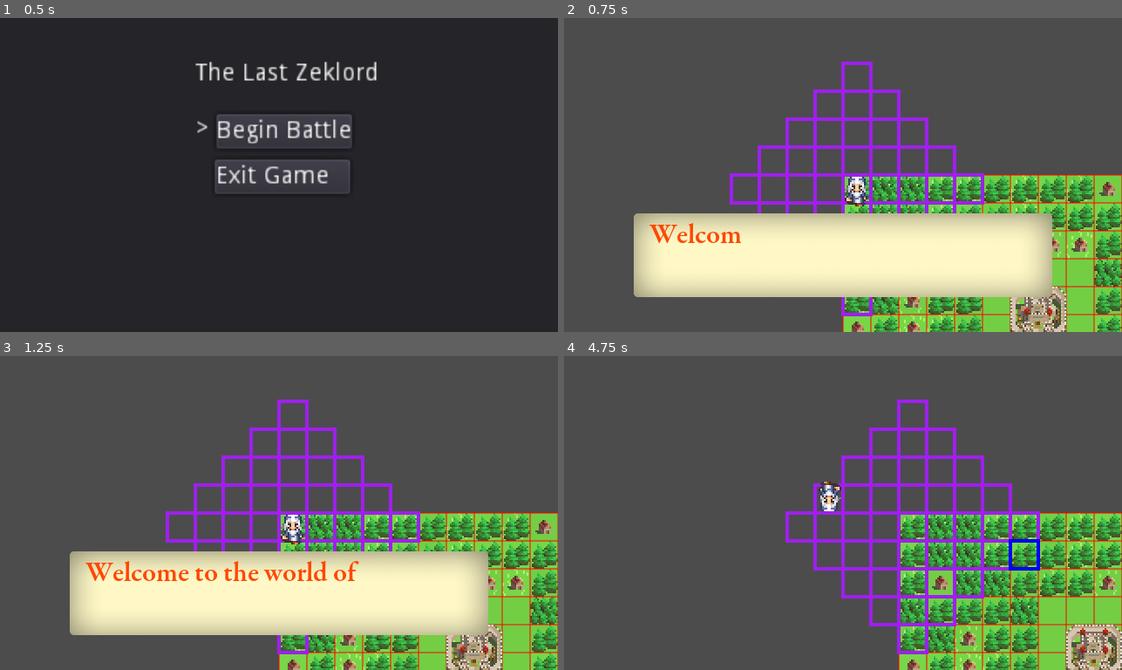
Above: before the commit, frames 1-4 (two rows, left to right).
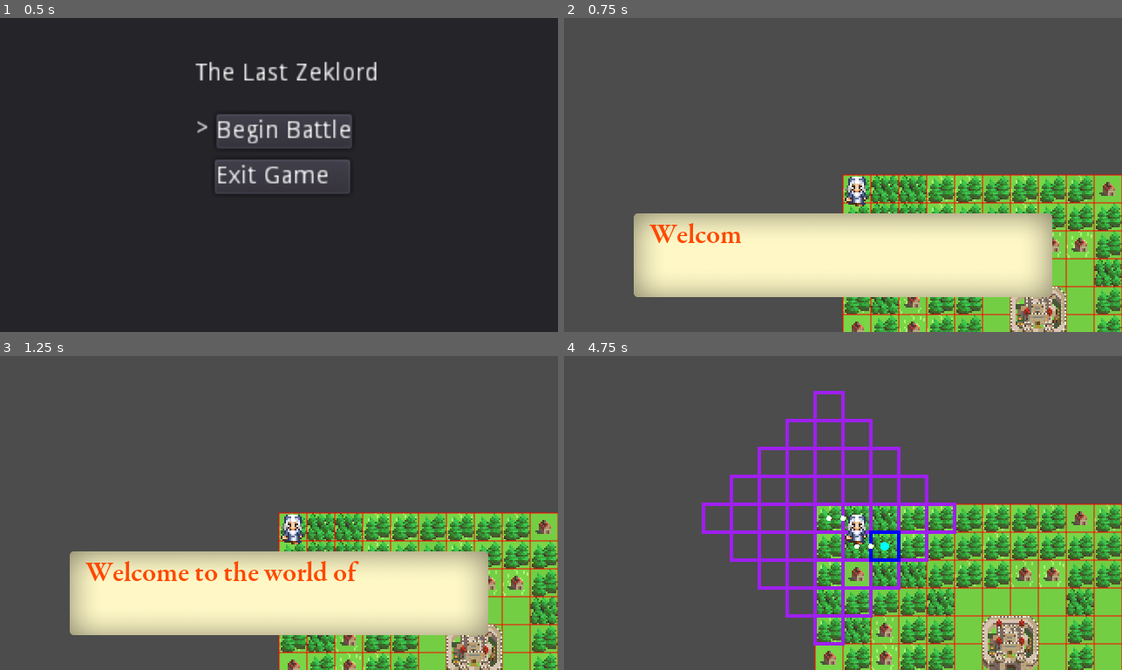
Above: after the commit, the same moments.

Repository: SaranSundar/GodotPracticeDemo
Game: Godot game, scene res://scenes/main/main.tscn
Two runs of this game, one before a commit and one after it. Both use one fixed random seed, a clock stepped at 60 frames per second and the inputs below.
Inputs (mouse positions are in pixels of both pictures, inside the frame that each line leads up to):
- Up to frame 1 (0.5 s): no input
- Up to frame 2 (0.75 s): click "Begin Battle" at 0.5 s
- Up to frame 3 (1.25 s): no input
- Up to frame 4 (4.75 s): tap Enter (ui_accept) at 1.25, 1.52, 2, 2.27, 3.77, 4.52 s; move the mouse to (965, 497) at 1.27 s; hold Right (ui_right) 1.28-2.03 s; click (965, 497) at 1.42 s; move the mouse to (731, 528) at 2.02 s; hold Down (ui_down) 2.03-2.78 s; click (731, 528) at 2.17 s; move the mouse to (898, 443) at 2.77 s; hold Right (ui_right) 2.78-3.53 s; click (898, 443) at 2.92 s; move the mouse to (815, 575) at 3.52 s; hold Up (ui_up) 3.53-4.28 s; click (815, 575) at 3.67 s; move the mouse to (1010, 560) at 4.27 s; hold Left (ui_left) from 4.28 s (still down); click (1010, 560) at 4.42 s

Frame 1 is identical in both runs. In frame 2, 3.6% of the frame differs, in the area x 29-76%, y 13-95%; in frame 3, 3.6%; in frame 4, 28%, in the area x 24-100%, y 11-100%.

Commit message:
Bug fixes

Diff:
--- a/interfaces/grid_lines/grid_lines.gd
+++ b/interfaces/grid_lines/grid_lines.gd
@@ -4,7 +4,6 @@
 
 var cursor_cell_selection = null
 var cursor_hover_cell_selection = null
-var bfs: Dictionary = {}
 var current_level = null
 
 var tile_map: TileMap = null
@@ -39,7 +38,3 @@
 func _draw():
 	# Draws outline of entire grid
 	draw_grid_outline()
-
-	# Will draw range of characters movement options
-	for key in bfs:
-		draw_cell_outline(bfs[key].position, Color.purple)
--- a/interfaces/grid_lines/grid_lines_hover.gd
+++ b/interfaces/grid_lines/grid_lines_hover.gd
@@ -8,7 +8,11 @@
 var tile_map: TileMap = null
 var cursor_path: Array = []
 
+var is_active_state = false
+
 signal start_animation
+
+var animating_player = false
 
 
 func _ready():
@@ -16,8 +20,12 @@
 	set_z_index(common.grid_lines_hover_z_index)
 
 func process_update(delta: float) -> void:
+	if not is_active_state:
+		return
 	# Update calls _draw()
-	cursor_move_received()
+	if not animating_player:
+		# Don't draw new path while player is moving
+		cursor_move_received()
 	update()
 
 func reflect_vector(vector: Vector2):
@@ -33,21 +41,40 @@
 
 # Mouse hover called every frame
 func cursor_move_received():
-	cursor_hover_cell_selection = get_mouse_pos_as_tile_coords()
+	# TODO: Optimize so you don't keep recalculating the same path if you move cursor around,
+	# optionally have a cache of paths or precalculate all paths
+	var mouse_coords = get_mouse_pos_as_tile_coords()
+	if mouse_coords in bfs:
+		cursor_hover_cell_selection = mouse_coords
+		get_cursor_drawing_path()
+	else:
+		cursor_hover_cell_selection = null
+		cursor_path = []
 
 func cursor_click_received(_value):
-	cursor_cell_selection = get_mouse_pos_as_tile_coords()
-	get_cursor_drawing_path()
-	emit_signal("start_animation")
+	if not is_active_state:
+		return
+	# Don't listen to mouse clicks while player is animating and moving
+	if animating_player:
+		return
+
+	var mouse_coords = get_mouse_pos_as_tile_coords()
+	if mouse_coords in bfs:
+		cursor_cell_selection = mouse_coords
+		# Parent class will set this to false when animation is done
+		animating_player = true
+		emit_signal("start_animation")
+	else:
+		cursor_cell_selection = null
 
 func get_cursor_drawing_path():
 	var path = []
-	var end = cursor_cell_selection
+	var end = cursor_hover_cell_selection
+	var offset: Vector2 = Vector2.ONE * common.tile_size / 2
 	while end in bfs:
 		# Origin is top left of cell
 		var origin: Vector2 = reflect_vector(end) * common.tile_size
 		# We want to get mid point of cell
-		var offset: Vector2 = Vector2.ONE * common.tile_size / 2
 		var midpoint = origin + offset
 		path.append(midpoint)
 		end = bfs[end].prev_grid_node
@@ -119,17 +146,31 @@
 			draw_circle(point, radius, Color.white)
 		# draw_polyline(array_to_line(cursor_path, 0).points, Color.black, 2.0)
 
+func draw_cell_hover_sprite():
+	if cursor_hover_cell_selection:
+		var offset: Vector2 = Vector2.ONE * common.tile_size / 2
+		var dest = reflect_vector(cursor_hover_cell_selection) * common.tile_size
+		dest += offset
+		draw_circle(dest, 2.5, Color.aqua)
+
 func draw_cell_outline(cell, color) -> void:
 	# On null cell, don't draw anything
 	if cell == null:
 		return
 	# Check if offset cell position is within bounds of grid before drawing
 	var tile_size = common.tile_size
-	var rect2 = Rect2(Vector2(cell[1], cell[0]) * tile_size, Vector2(tile_size, tile_size))
+	var rect2 = Rect2(reflect_vector(cell) * tile_size, Vector2(tile_size, tile_size))
 	draw_rect(rect2, color, false, 2.0)
 
 func _draw():
-	# Will draw seperate color for cursor movement vs cursor click
-	draw_cell_outline(cursor_hover_cell_selection, Color.yellow)
+	if not is_active_state:
+		return
+
+	# Will draw range of characters movement options
+	for key in bfs:
+		draw_cell_outline(bfs[key].position, Color.purple)
+
+	#TODO: Draw sword or cursor for end of path here
 	draw_cell_outline(cursor_cell_selection, Color.blue)
 	draw_path()
+	draw_cell_hover_sprite()
--- a/scenes/in_battle/in_battle.gd
+++ b/scenes/in_battle/in_battle.gd
@@ -46,9 +46,10 @@
 func start_animation():
 	# Need to generate points on curve from current position to new position
 	# TODO: Maybe subtract each point by global position
+	var offset: Vector2 = Vector2.ONE * common.tile_size / 2
+	follow.global_position = grid_lines_hover.cursor_path[-1] - offset
 	reset_path(true, false)
 	for i in range(len(grid_lines_hover.cursor_path) -1, -1, -1):
-		var offset: Vector2 = Vector2.ONE * common.tile_size / 2
 		var point = grid_lines_hover.cursor_path[i] - offset
 		curve.add_point(point)
 	follow.offset = 0
@@ -79,6 +80,7 @@
 	follow.offset += path_follow_speed * delta
 	player.rotation_degrees = -follow.rotation_degrees
 
-	if follow.unit_offset == 1:
+	if follow.unit_offset == 1 or curve.get_point_count() == 1:
 		player.rotation_degrees = 0
 		reset_path(false, true)
+		grid_lines_hover.animating_player = false
--- a/states/in_battle_state/in_battle_state.gd
+++ b/states/in_battle_state/in_battle_state.gd
@@ -16,6 +16,11 @@
 
 
 func process_update(delta: float):
+	if battle_fsm.state.name == "DialogueState":
+		battle_fsm.global_scene.grid_lines_hover.is_active_state = false
+	else:
+		battle_fsm.global_scene.grid_lines_hover.is_active_state = true
+
 	battle_fsm.global_scene.process_update(delta)
 	battle_fsm.process_update(delta)
 
--- a/states/in_battle_state/in_movement_phase_state.gd
+++ b/states/in_battle_state/in_movement_phase_state.gd
@@ -20,7 +20,6 @@
 	# This state is called for each player controlled character
 	tile_map_grid = in_battle_scene.grid_lines.current_level
 	var bfs = grid_utils.search_for_tiles(starting_cell, movement_range)
-	in_battle_scene.grid_lines.bfs = bfs
 	in_battle_scene.grid_lines_hover.bfs = bfs
 
 # Virtual function. Corresponds to the `_process()` callback.
